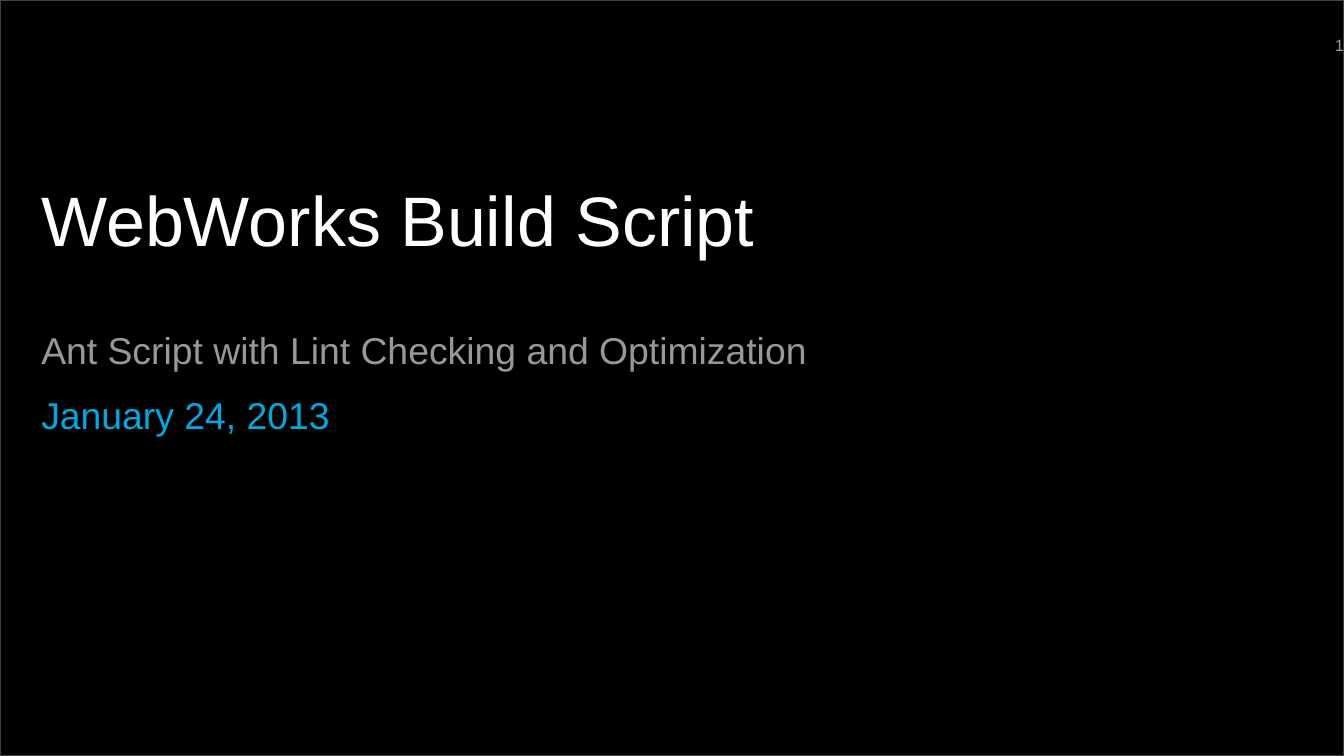
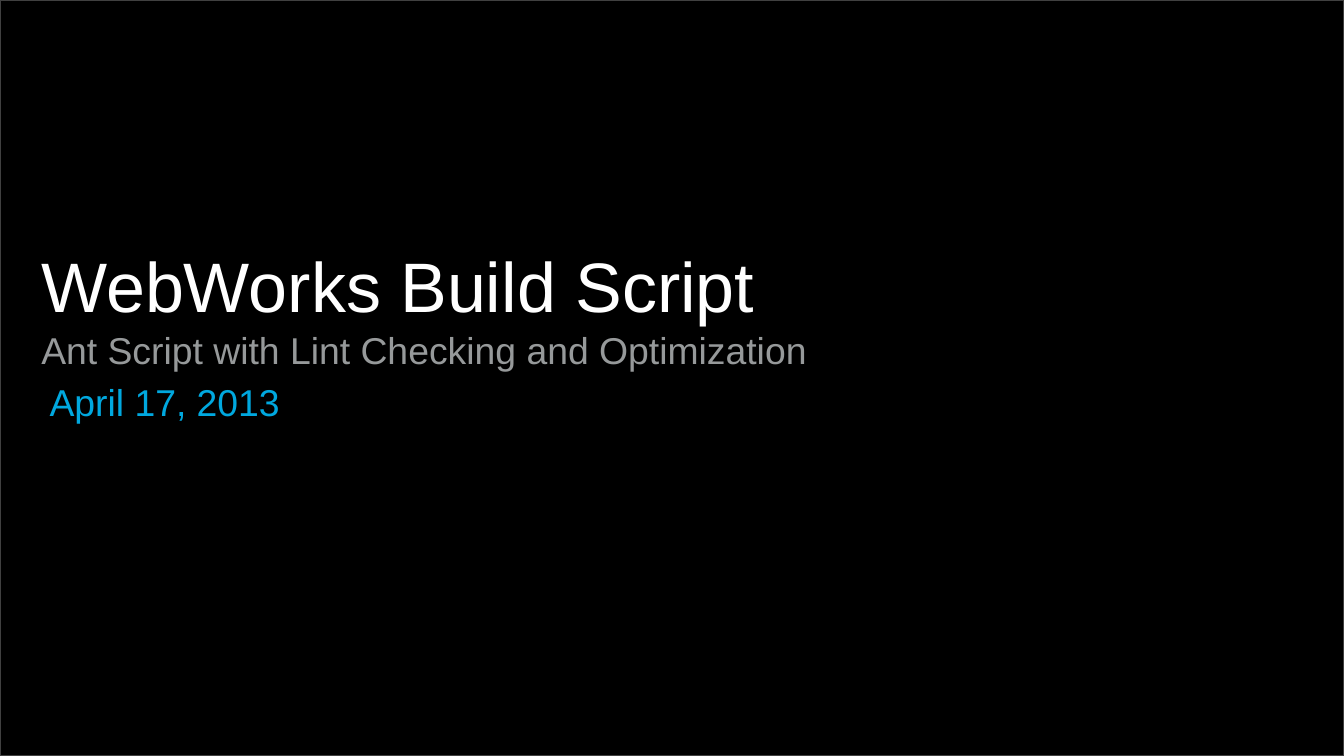
Before and after one commit to blackberry/BB10-WebWorks-Community-Samples, a slide deck: slide 1 of Ant-Build-Script/WebWorksBuildScript.pptx. Drawn at 1344x756 pixels with LibreOffice and Linux fonts; fonts in the diff are those of the drawing; background and template pictures are left out. Boxes give left, top, right and bottom in pixels: in the first picture for what was removed or moved away, otherwise in the second. Text is boxed around its words. In the diff, an @@ line names an element or a change of style, - is before the commit and + after.

```diff
--- a/Ant-Build-Script/WebWorksBuildScript.pptx
+++ b/Ant-Build-Script/WebWorksBuildScript.pptx
@@ rectangle removed at <box>0,0,1344,756</box> @@
-{
@@ page number at <box>1305,34,1344,55</box>: size 14 to 18 pt, text colour #96999A to #000000; alignment right to left; vertical alignment bottom to top @@
@@ title "WebWorks Build Script" at <box>41,261,754,326</box>: vertical alignment top to bottom @@
@@ text at <box>50,389,280,424</box>: text changed @@
-January 24, 2013
+April 17, 2013
```
Also in this commit, not shown: 5 other slides changed, 1 slide added, 1 other file.
